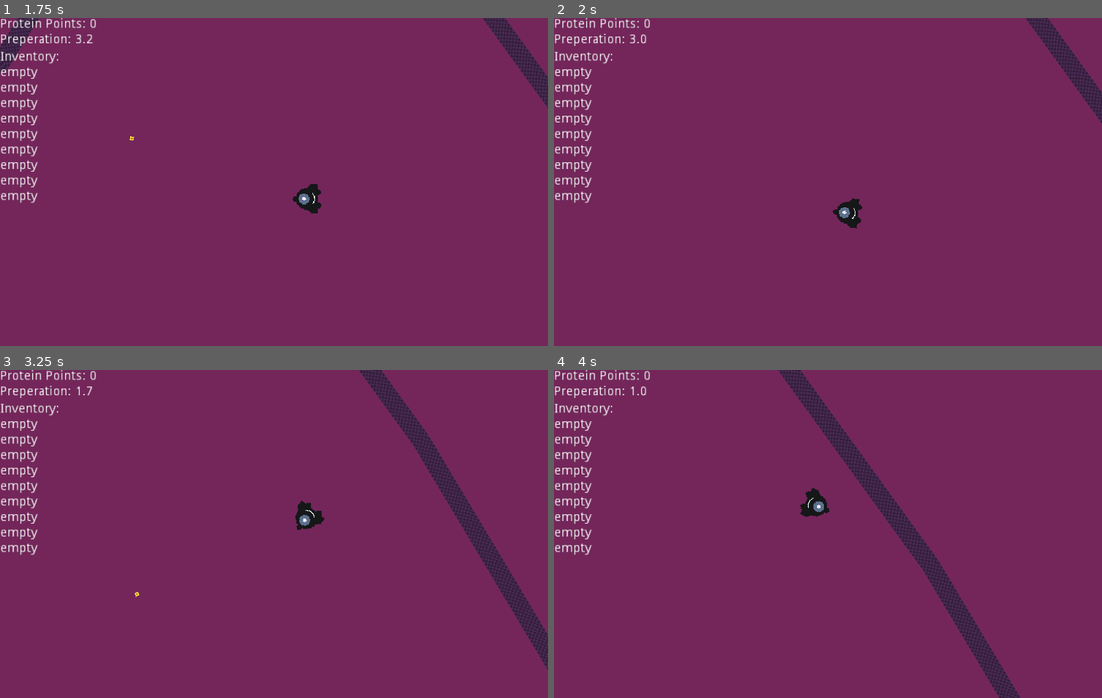
Above: before the commit, frames 1-4 (two rows, left to right).
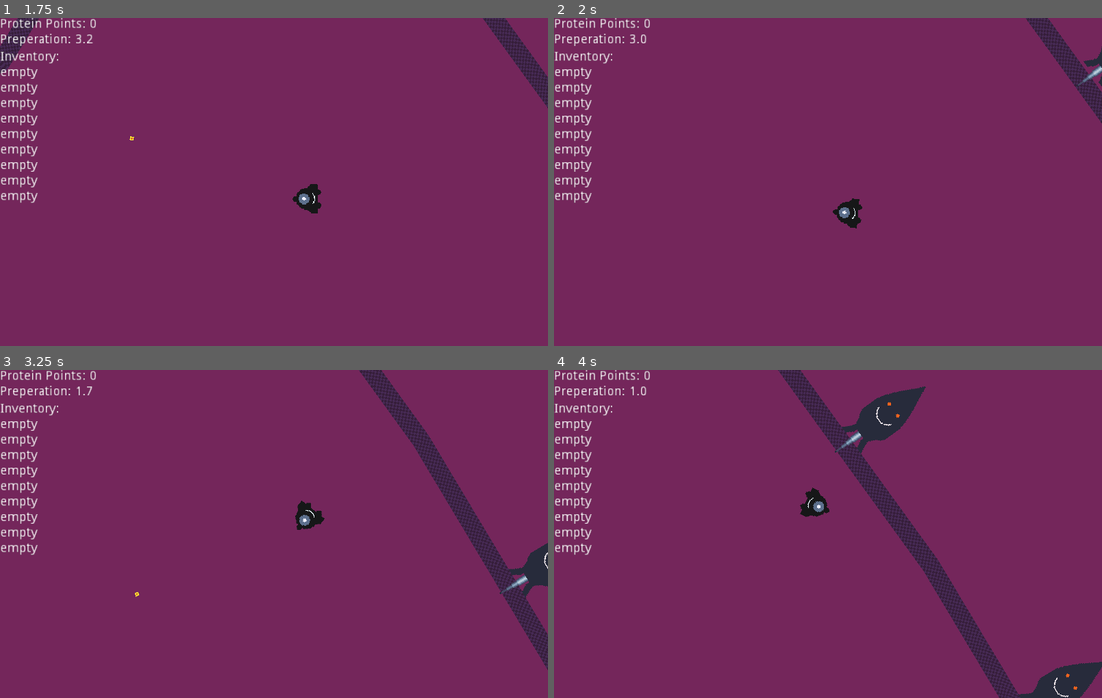
Above: after the commit, the same moments.

Repository: mrbenshef/CellDefence
Game: Godot game, scene res://World.tscn
The game is run twice, just before and just after one commit, with the same random seed, the same clock (stepped at 60 frames per second) and the same inputs.
Inputs (mouse positions are in pixels of both pictures, inside the frame that each line leads up to):
- Up to frame 1 (1.75 s): tap Enter at 0.5 s; move the mouse to (394, 165) at 0.52 s; hold D (right) 0.53-1.28 s; tap E (interact) at 0.6 s; move the mouse to (164, 198) at 1.27 s; hold S (down) from 1.28 s (still down); click (164, 198) at 1.35 s
- Up to frame 2 (2 s): keep holding S (down)
- Up to frame 3 (3.25 s): move the mouse to (328, 461) at 2.02 s; release S (down) at 2.03 s; hold D (right) 2.03-2.78 s; tap E (interact) at 2.1 s; move the mouse to (246, 599) at 2.77 s; hold W (up) from 2.78 s (still down); click (246, 599) at 2.85 s
- Up to frame 4 (4 s): move the mouse to (992, 583) at 3.52 s; release W (up) at 3.53 s; hold A (left) from 3.53 s (still down); tap E (interact) at 3.6 s

Frame 1 is identical in both runs. In frame 2, 0.2% of the frame differs, in the area x 95-100%, y 8-22%; in frame 3, 0.6%; in frame 4, 2.3%, in the area x 51-100%, y 5-100%.

Commit message:
feat: add all virus landing zones

Diff:
--- a/World.tscn
+++ b/World.tscn
@@ -58,6 +58,7 @@
 rotation = -0.338594
 scale = Vector2( 1, 1 )
 __meta__ = {
+"_edit_group_": true,
 "_gizmo_extents_": 78.0
 }
 
@@ -66,6 +67,106 @@
 rotation = 0.26529
 scale = Vector2( 1, 1 )
 __meta__ = {
+"_edit_group_": true,
+"_gizmo_extents_": 78.0
+}
+
+[node name="3" type="Position2D" parent="VirusLandingZones"]
+position = Vector2( 264.165, -340.089 )
+rotation = -1.01753
+scale = Vector2( 1, 1 )
+__meta__ = {
+"_edit_group_": true,
+"_gizmo_extents_": 78.0
+}
+
+[node name="4" type="Position2D" parent="VirusLandingZones"]
+position = Vector2( 831.297, -176.659 )
+rotation = 0.944223
+scale = Vector2( 1, 1 )
+__meta__ = {
+"_edit_group_": true,
+"_gizmo_extents_": 78.0
+}
+
+[node name="5" type="Position2D" parent="VirusLandingZones"]
+position = Vector2( 1023.49, 117.518 )
+rotation = 1.03323
+scale = Vector2( 1, 1 )
+__meta__ = {
+"_edit_group_": true,
+"_gizmo_extents_": 78.0
+}
+
+[node name="6" type="Position2D" parent="VirusLandingZones"]
+position = Vector2( 984.789, 569.263 )
+rotation = 1.94779
+scale = Vector2( 1, 1 )
+__meta__ = {
+"_edit_group_": true,
+"_gizmo_extents_": 78.0
+}
+
+[node name="7" type="Position2D" parent="VirusLandingZones"]
+position = Vector2( 569.197, 847.051 )
+rotation = 3.18174
+scale = Vector2( 1, 1 )
+__meta__ = {
+"_edit_group_": true,
+"_gizmo_extents_": 78.0
+}
+
+[node name="8" type="Position2D" parent="VirusLandingZones"]
+position = Vector2( -6.46272, 941.972 )
+rotation = 2.74017
+scale = Vector2( 1, 1 )
+__meta__ = {
+"_edit_group_": true,
+"_gizmo_extents_": 78.0
+}
+
+[node name="9" type="Position2D" parent="VirusLandingZones"]
+position = Vector2( -496.534, 856.519 )
+rotation = 4.04044
+scale = Vector2( 1, 1 )
+__meta__ = {
+"_edit_group_": true,
+"_gizmo_extents_": 78.0
+}
+
+[node name="10" type="Position2D" parent="VirusLandingZones"]
+position = Vector2( -694.794, 483.578 )
+rotation = 4.56404
+scale = Vector2( 1, 1 )
+__meta__ = {
+"_edit_group_": true,
+"_gizmo_extents_": 78.0
+}
+
+[node name="11" type="Position2D" parent="VirusLandingZones"]
+position = Vector2( -743.764, 156.45 )
+rotation = 4.56404
+scale = Vector2( 1, 1 )
+__meta__ = {
+"_edit_group_": true,
+"_gizmo_extents_": 78.0
+}
+
+[node name="12" type="Position2D" parent="VirusLandingZones"]
+position = Vector2( -618.383, -125.969 )
+rotation = 5.61821
+scale = Vector2( 1, 1 )
+__meta__ = {
+"_edit_group_": true,
+"_gizmo_extents_": 78.0
+}
+
+[node name="13" type="Position2D" parent="VirusLandingZones"]
+position = Vector2( -281.682, -171.905 )
+rotation = 0.282743
+scale = Vector2( 1, 1 )
+__meta__ = {
+"_edit_group_": true,
 "_gizmo_extents_": 78.0
 }
 
Not shown, changed: TODO.md
